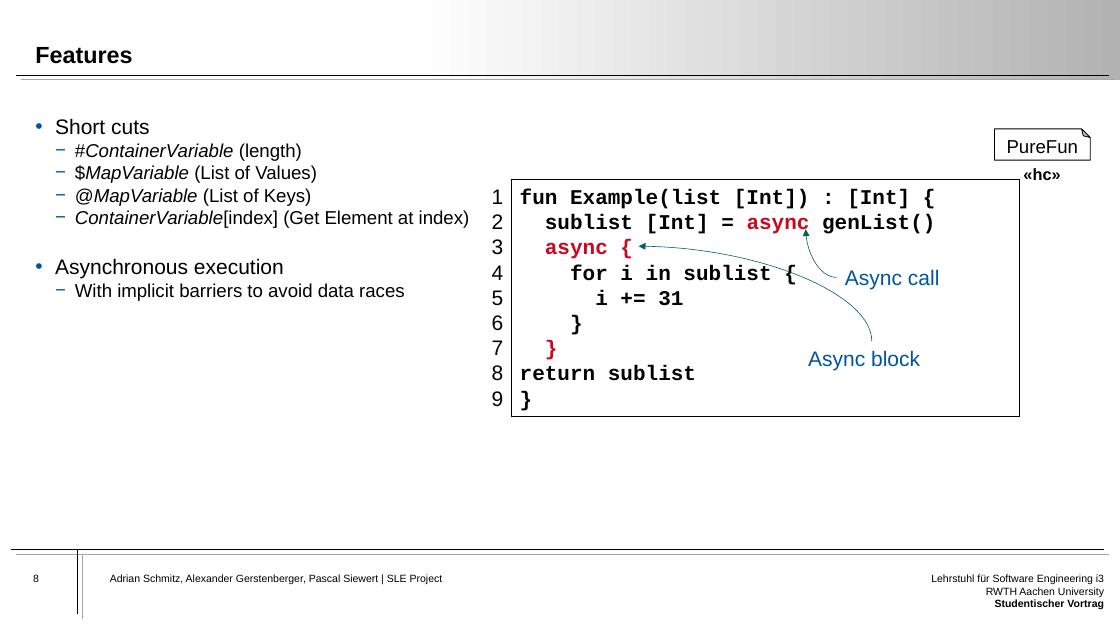
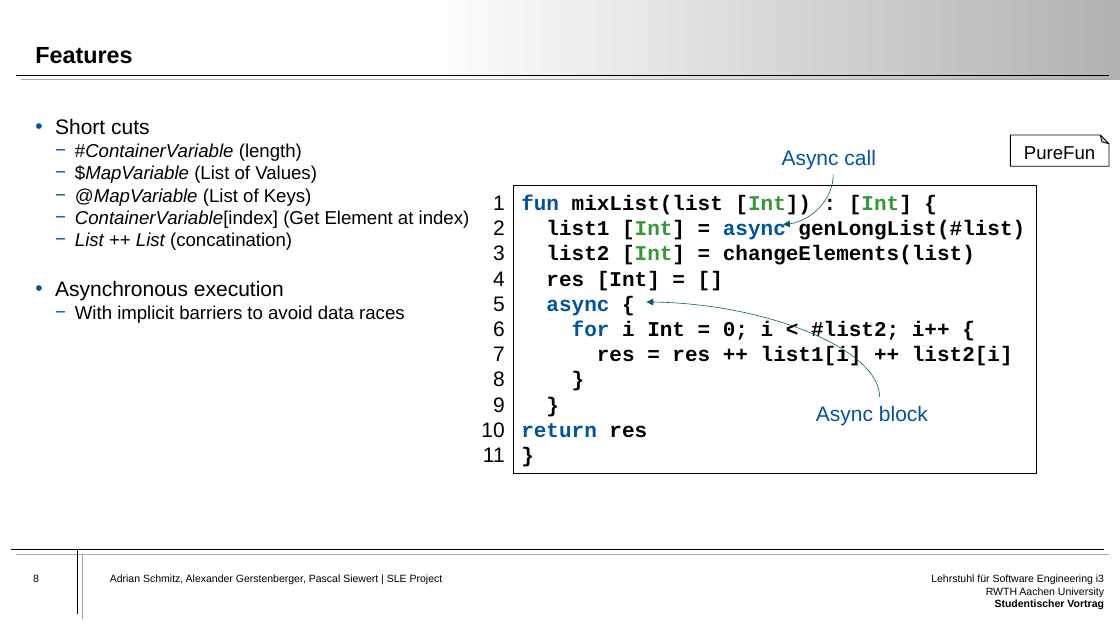
Before and after one commit to Atrisan/PureFun, a slide deck: slide 8 of Presentation/PureFun-Presentation.pptx. Drawn at 1120x630 pixels with LibreOffice and Linux fonts; fonts in the diff are those of the drawing. Boxes give left, top, right and bottom in pixels: in the first picture for what was removed or moved away, otherwise in the second. Text is boxed around its words. In the diff, an @@ line names an element or a change of style, - is before the commit and + after.

Commit message:
final presentation fix

```diff
--- a/Presentation/PureFun-Presentation.pptx
+++ b/Presentation/PureFun-Presentation.pptx
@@ text "Async call": place and size @@
-text "Async call" at <box>845,269,939,289</box>
+text "Async call" at <box>782,149,875,170</box>
@@ folded corner "PureFun": place and size @@
-folded corner "PureFun" at <box>995,129,1091,160</box>
+folded corner "PureFun" at <box>1011,135,1109,166</box>
@@ curved arrow moved from (837, 277) - (806, 229) to (833, 175) - (783, 224) @@
@@ text removed at <box>1023,168,1060,180</box> @@
-«hc»
@@ text "1": place and size @@
-text "1" at <box>492,189,504,406</box>
+text "1" at <box>481,195,505,462</box>
@@ rectangle "fun mixList(list [Int]) : [Int] ...": place and size @@
-rectangle "fun mixList(list [Int]) : [Int] ..." at <box>512,179,1020,417</box>
+rectangle "fun mixList(list [Int]) : [Int] ..." at <box>513,186,1037,474</box>
@@ text in rectangle at <box>521,195,1025,291</box>: text changed @@
-fun Example(list [Int]) : [Int] {
-sublist [Int] = async genList()
+fun mixList(list [Int]) : [Int] {
+list1 [Int] = async genLongList(#list)
+list2 [Int] = changeElements(list)
+res [Int] = []
@@ text at <box>75,232,292,250</box>: paragraph added @@
+  − List ++ List (concatination)
@@ text in rectangle at <box>546,299,609,316</box>: text colour #CC071E to #00549F in "async"; text colour #CC071E to #000000 in "{", "}" @@
@@ text in rectangle at <box>572,321,1013,366</box>: text changed @@
-for i in sublist {
-i += 31
+for i Int = 0; i < #list2; i++ {
+res = res ++ list1[i] ++ list2[i]
@@ curved arrow moved from (872, 341) - (639, 246) to (880, 397) - (647, 302) @@
@@ text "Async block": place and size @@
-text "Async block" at <box>808,350,920,370</box>
+text "Async block" at <box>816,405,928,426</box>
@@ text at <box>481,422,505,462</box>: paragraphs added @@
+10
+11
@@ text in rectangle at <box>521,423,647,438</box>: text changed; text colour #000000 to #00549F @@
-return sublist
+return res
```
Also in this commit, not shown: 6 other slides changed.
